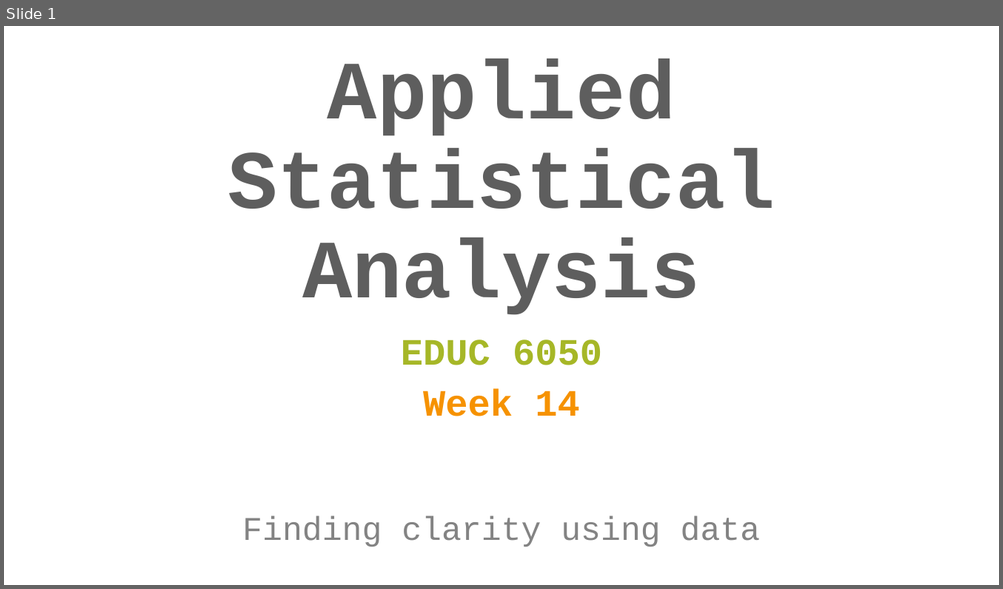
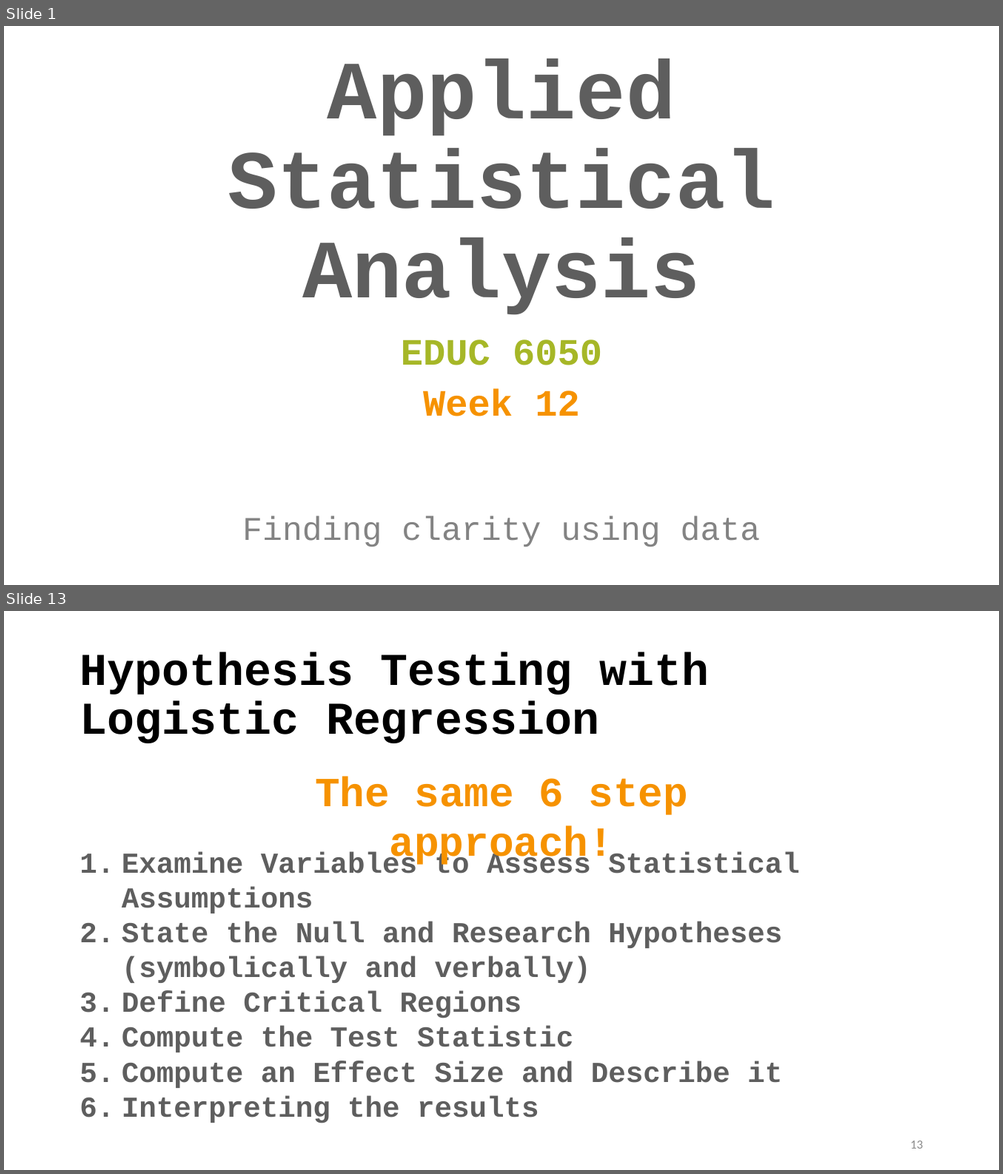
Before and after one commit to TysonStanley/EDU-6050, a slide deck: Slides/12_EDUC_6050_2018.pptx. Shown one above the other, each under a label of ours: slide 1 before the commit, slides 1 and 13 after it; the slides between them are not shown. The pictures are 1003x589 and 1003x1174 pixels, drawn with LibreOffice and Linux fonts; fonts in the diff are those of the drawing. Boxes give left, top, right and bottom in pixels: in the first picture for what was removed or moved away, otherwise in the second. Text is boxed around its words. In the diff, an @@ line names an element or a change of style, - is before the commit and + after.

```diff
--- a/Slides/12_EDUC_6050_2018.pptx
+++ b/Slides/12_EDUC_6050_2018.pptx
@@ slide 13 added at (4,611,999,1170), background #FFFFFF @@
@@ title added at (79,652,709,743), 44 pt, text #000000, bold @@
+Hypothesis Testing with Logistic Regression
@@ text added at (315,777,688,867), 40 pt, text #F69200, bold @@
+The same 6 step approach!
@@ text added at (122,852,799,1124), 28 pt, text #5E5E5E, bold @@
+1. Examine Variables to Assess Statistical Assumptions
+2. State the Null and Research Hypotheses (symbolically and verbally)
+3. Define Critical Regions
+4. Compute the Test Statistic
+5. Compute an Effect Size and Describe it
+6. Interpreting the results
@@ page number added at (910,1141,922,1149), 12 pt, text #8C8C8C @@
+13
@@ slide 1 changed as well @@
@@ subtitle at (423,389,579,417): text changed @@
-Week 14
+Week 12
```
Also in this commit, not shown: 48 other slides added, 8 slides removed, 6 other files.
